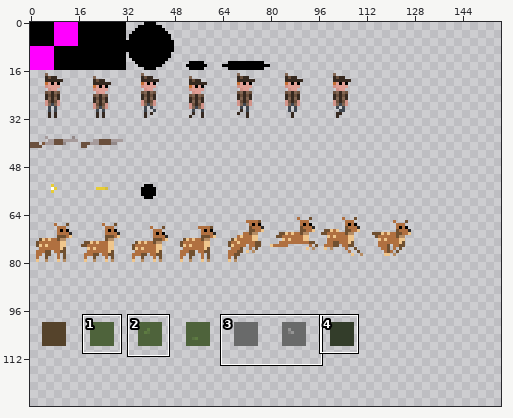
One commit to this pixel-art file: res_dev/sprites.ase. Above: a wide view before the commit, with the close-up outlined.
Close-up. Earlier state:
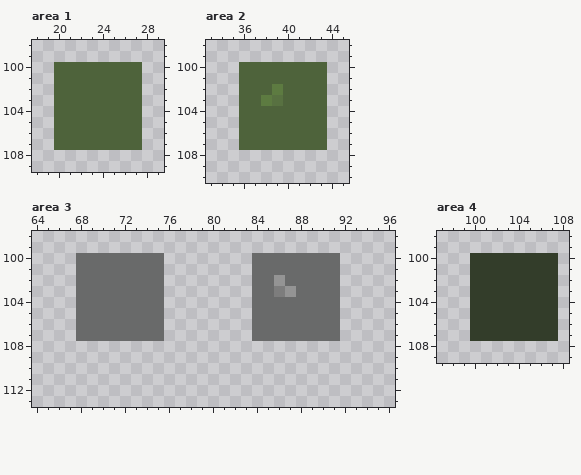
256x256 pixels, 1 frame. Shown: area 1: x 18..29, y 98..109; area 2: x 33..45, y 98..110; area 3: x 64..96, y 98..113; area 4: x 97..108, y 98..109. The wide view leaves out empty margins. The commit also changed other parts of the picture, which this record leaves out.
After the commit:
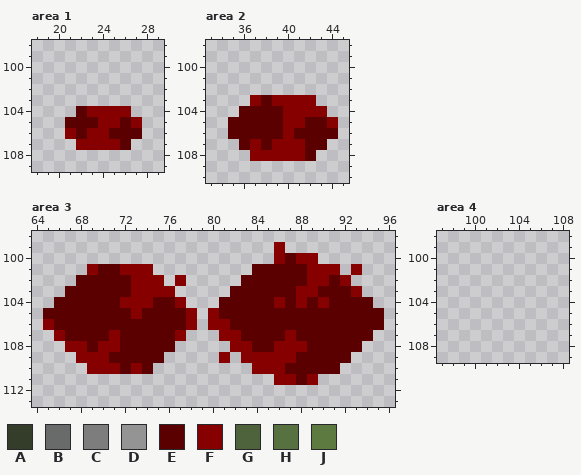
Palette (. is transparent): A #333d2a  B #696a6a  C #7d7d7d  D #949494  E #5b0000  F #870000  G #4e633b  H #587141  J #5d7b41
Difference:
Area 1:
The edit turns colour G into colour E in row 104 at x 22; in row 105 at x 21 to 23 and 26; in row 106 at x 22 and 25 to 27; in row 107 at x 26.
The edit turns colour G into colour F in row 104 at x 23 to 26; in row 105 at x 24 to 25 and 27; in row 106 at x 21 and 23 to 24; in row 107 at x 22 to 25.
Colour G is gone in rows 100 to 103 at x 20 to 27; in row 104 at x 20 to 21 and 27; in rows 105 to 106 at x 20; in row 107 at x 20 to 21 and 27.
Area 2:
There is now colour E in row 105 at x 35; in row 106 at x 35 and 44; in row 108 at x 42.
The edit turns colour G into colour E in row 104 at x 36 to 39; in row 105 at x 36 to 39 and 42 to 43; in row 106 at x 36 to 39 and 41 to 43; in row 107 at x 36, 38 and 42 to 43.
The edit turns colour J into colour E in row 103 at x 38.
There is now colour F in row 105 at x 44; in row 108 at x 37 to 41.
The edit turns colour G into colour F in row 103 at x 37 and 40 to 42; in row 104 at x 40 to 43; in row 105 at x 40 to 41; in row 106 at x 40; in row 107 at x 37 and 39 to 41.
The edit turns colour H into colour F in row 103 at x 39.
Colour G is gone in rows 100 to 101 at x 36 to 43; in row 102 at x 36 to 38 and 40 to 43; in row 103 at x 36 and 43.
Colour J is gone in row 102 at x 39.
Area 3:
There is now colour E in row 102 at x 83; in row 103 at x 67, 82 to 83 and 92; in row 104 at x 66 to 67, 76, 81 to 83 and 92 to 94; in row 105 at x 65 to 67, 76 to 77, 81 to 83 and 92 to 95; in row 106 at x 66 to 67, 76 to 77, 82 to 83 and 92 to 95; in row 107 at x 67, 76, 83 and 92 to 94.
There is now colour E in row 108 at x 69, 72 to 76, 84 to 85 and 89 to 93; in row 109 at x 71 to 75 and 88 to 92; in row 110 at x 72, 74 and 87 to 91; in row 111 at x 88.
The edit turns colour B into colour E in row 100 at x 87; in row 101 at x 70 to 71 and 84 to 88; in row 102 at x 68 to 72, 84 to 85, 87 to 88 and 91; in row 103 at x 68 to 72, 84 to 85 and 90 to 91; in row 104 at x 68 to 71, 75, 84 to 85, 87, 89 and 91; in row 105 at x 68 to 72, 74 to 75 and 84 to 91.
The edit turns colour B into colour E in row 106 at x 68 to 75 and 84 to 91; in row 107 at x 68 to 70, 72 to 75, 84 to 86 and 88 to 91.
The edit turns colour C into colour E in row 103 at x 86.
The edit turns colour D into colour E in row 102 at x 86; in row 103 at x 87.
There is now colour F in row 99 at x 86; in row 101 at x 93; in row 102 at x 77 and 92; in row 103 at x 76 and 93; in row 104 at x 77; in row 105 at x 78 and 80.
There is now colour F in row 106 at x 65, 78 and 80 to 81; in row 107 at x 66, 77 and 81 to 82; in row 108 at x 67 to 68, 70 to 71, 82 to 83 and 86 to 88; in row 109 at x 68 to 70, 81 and 83 to 87; in row 110 at x 69 to 71, 73 and 84 to 86; in row 111 at x 86 to 87 and 89.
The edit turns colour B into colour F in row 100 at x 86 and 88 to 89; in row 101 at x 69, 72 to 74 and 89 to 91; in row 102 at x 73 to 75 and 89 to 90; in row 103 at x 73 to 75 and 88 to 89; in row 104 at x 72 to 74, 86, 88 and 90; in row 105 at x 73.
The edit turns colour B into colour F in row 107 at x 71 and 87.
Colour B is gone in row 100 at x 68 to 75, 84 to 85 and 90 to 91; in row 101 at x 68 and 75.
Area 4:
Colour A is gone in rows 100 to 107 at x 100 to 107.
Pixel boxes of the changes (left, top, right, bottom) in both close-ups:
changed: (54, 62, 142, 150)
changed: (228, 62, 338, 161)
changed: (43, 242, 384, 385)
erased: (470, 253, 558, 341)
